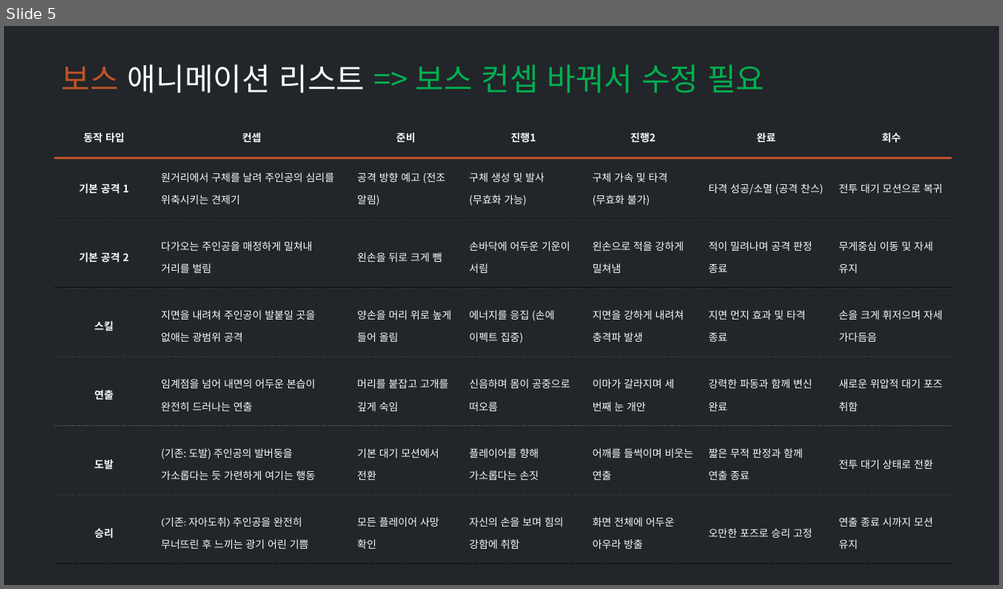
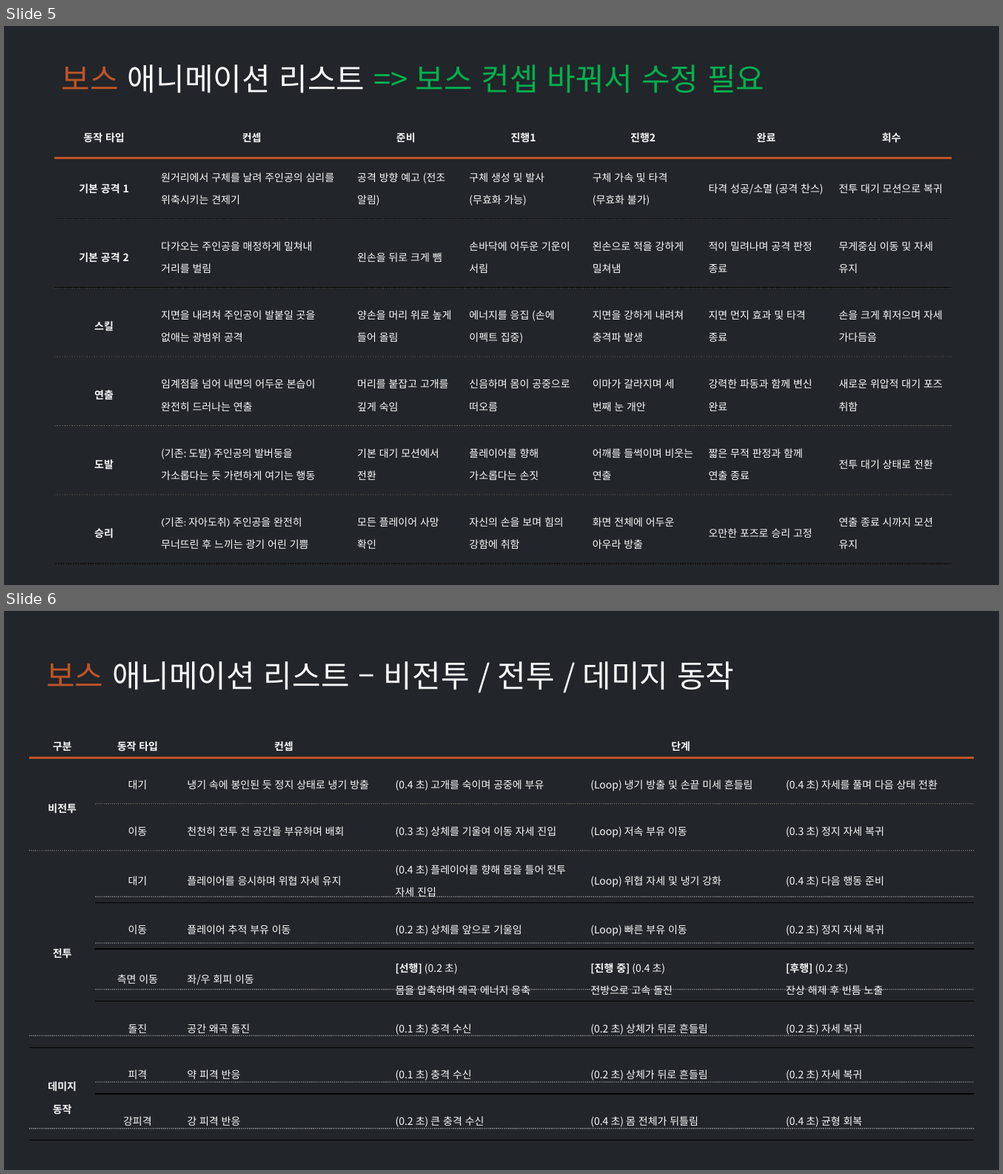
Before and after one commit to ysooj/Gihoek_4, a slide deck: [합치기] 애니메이션 로직과 리스트.pptx. Shown one above the other, each under a label of ours: slide 5 before the commit, slides 5 and 6 after it. The pictures are 1003x589 and 1003x1174 pixels, drawn with LibreOffice and Linux fonts; fonts in the diff are those of the drawing. Boxes give left, top, right and bottom in pixels: in the first picture for what was removed or moved away, otherwise in the second. Text is boxed around its words. In the diff, an @@ line names an element or a change of style, - is before the commit and + after.

Commit message:
[과제](4.27) 보스 애니메이션 로직과 리스트

```diff
--- a/[합치기] 애니메이션 로직과 리스트.pptx
+++ b/[합치기] 애니메이션 로직과 리스트.pptx
@@ slide 6 added at [4,611,999,1170], background #222529 @@
@@ text added at [46,661,734,690], 30 pt, text #F8F9FA @@
+보스 애니메이션 리스트 – 비전투 / 전투 / 데미지 동작
@@ table added at [29,727,975,1130], 9 rows, 6 columns @@
+구분 | 동작 타입 | 컨셉 | 단계 |  | 
+비전투 | 대기 | 냉기 속에 봉인된 듯 정지 상태로 냉기 방출 | (0.4 초) 고개를 숙이며 공중에 부유 | (Loop) 냉기 방출 및 손끝 미세 흔들림 | (0.4 초) 자세를 풀며 다음 상태 전환
+ | 이동 | 천천히 전투 전 공간을 부유하며 배회 | (0.3 초) 상체를 기울여 이동 자세 진입 | (Loop) 저속 부유 이동 | (0.3 초) 정지 자세 복귀
+전투 | 대기 | 플레이어를 응시하며 위협 자세 유지 | (0.4 초) 플레이어를 향해 몸을 틀어 전투 자세 진입 | (Loop) 위협 자세 및 냉기 강화 | (0.4 초) 다음 행동 준비
+ | 이동 | 플레이어 추적 부유 이동 | (0.2 초) 상체를 앞으로 기울임 | (Loop) 빠른 부유 이동 | (0.2 초) 정지 자세 복귀
+ | 측면 이동 | 좌/우 회피 이동 | [선행] (0.2 초) / 몸을 압축하며 왜곡 에너지 응축 | [진행 중] (0.4 초) / 전방으로 고속 돌진 | [후행] (0.2 초) / 잔상 해제 후 빈틈 노출
+ | 돌진 | 공간 왜곡 돌진 | (0.1 초) 충격 수신 | (0.2 초) 상체가 뒤로 흔들림 | (0.2 초) 자세 복귀
+데미지 / 동작 | 피격 | 약 피격 반응 | (0.1 초) 충격 수신 | (0.2 초) 상체가 뒤로 흔들림 | (0.2 초) 자세 복귀
+ | 강피격 | 강 피격 반응 | (0.2 초) 큰 충격 수신 | (0.4 초) 몸 전체가 뒤틀림 | (0.4 초) 균형 회복
@@ line added from (29, 758) to (974, 758), #BF5428 2 pt @@
@@ line added from (96, 804) to (974, 804), #F8F9FA 1 pt dashed @@
@@ line added from (29, 851) to (974, 851), #F8F9FA 1 pt dashed @@
@@ line added from (96, 897) to (974, 897), #F8F9FA 1 pt dashed @@
@@ line added from (96, 943) to (974, 943), #F8F9FA 1 pt dashed @@
@@ line added from (96, 990) to (974, 990), #F8F9FA 1 pt dashed @@
@@ line added from (29, 1037) to (974, 1037), #F8F9FA 1 pt dashed @@
@@ line added from (96, 1082) to (974, 1082), #F8F9FA 1 pt dashed @@
@@ line added from (29, 1129) to (974, 1129), #F8F9FA 1 pt dashed @@
```
Also in this commit, not shown: 2 other slides added, 2 other files.
